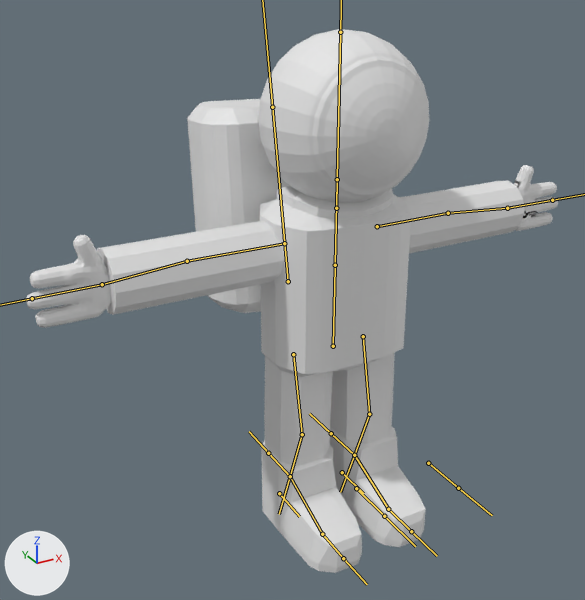
Two versions of the FBX model Vakuo/Assets/Art/3D_Models/astro_tommy_v1.fbx, one commit apart.
One viewpoint serves both versions: a 50 mm camera at (-6.12, -9.79, 8.89) aimed at (-0.38, 0.63, 3.68). The axes (+X, +Y, +Z) are drawn at lower left. The lights are the same throughout. The bones that bend it are drawn over the model as lines.

Names of what the first picture shows: 'backpack', 'body', 'hand.L', 'hand.R', 'head', 'straight_arm.L', 'straight_arm.R'.
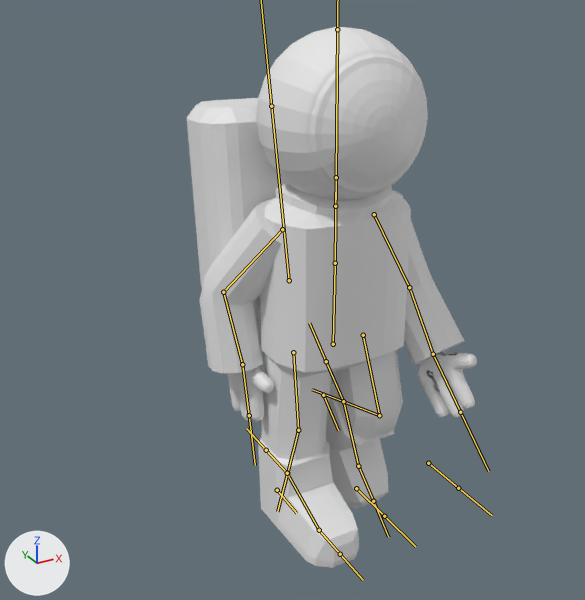
The newer file adds an action. The first version stands in its rest pose; the second is drawn at frame 7 of the action 'Armature|Walking'.

Boxes [x1, y1, x2, y2] around the edits, measured in the pictures (585 x 600 px):
'body', posed (8% narrower): before [260, 185, 426, 573]; after [258, 183, 411, 568]
'head', posed: before [258, 29, 429, 203]; after [256, 27, 428, 201]
'straight_arm.R', posed: before [97, 221, 285, 315]; after [200, 202, 281, 373]
'backpack', posed: before [187, 99, 289, 313]; after [186, 98, 287, 311]
'straight_arm.L', posed: before [399, 180, 524, 253]; after [392, 190, 464, 366]
'hand.R', posed: before [26, 235, 111, 328]; after [227, 367, 274, 421]
'hand.L', posed: before [514, 165, 558, 231]; after [418, 352, 477, 418]
bone 'chest', root to tip: before (335, 265) to (337, 181); after (335, 263) to (336, 179)
bone 'arm_1.L', root to tip: before (377, 226) to (448, 213); after (374, 214) to (409, 287)
bone 'arm_2.L', root to tip: before (448, 213) to (507, 208); after (409, 287) to (433, 354)
bone 'hand.L', root to tip: before (507, 208) to (552, 200); after (433, 354) to (460, 412)
bone 'leg1.L', root to tip: before (363, 336) to (369, 414); after (363, 335) to (379, 415)
bone 'leg2.L', root to tip: before (369, 414) to (354, 455); after (379, 415) to (343, 401)
bone 'arm_1.R', root to tip: before (284, 243) to (187, 261); after (282, 229) to (223, 292)
bone 'arm_2.R', root to tip: before (187, 261) to (102, 284); after (223, 292) to (242, 364)
bone 'leg1.R', root to tip: before (293, 354) to (302, 434); after (293, 352) to (298, 430)
bone 'leg2.R', root to tip: before (302, 434) to (290, 476); after (298, 430) to (287, 473)
bone 'leg_control.L', root to tip: before (342, 472) to (363, 493); after (323, 395) to (338, 430)
bone 'leg_control.R', root to tip: before (279, 493) to (299, 516); after (277, 490) to (296, 513)

The edits, one by one:
Bone 'chest' (bone_chest) turns from (0, 0, 0) to (0, 0, 1) degrees about its own x, y and z.
Bone 'arm_1.L' (bone_arm_1_l) moves from (0.0, 0.0, 0.0) to (0.17, -0.08, -0.01).
Bone 'arm_1.L' (bone_arm_1_l) turns from (0, 0, 0) to (7, 145, 66) degrees about its own x, y and z.
Bone 'arm_2.L' (bone_arm_2_l) turns from (0, 0, 0) to (21, 12, -32) degrees about its own x, y and z.
Bone 'hand.L' (bone_hand_l) turns from (0, 0, 0) to (-22, -80, 26) degrees about its own x, y and z.
Bone 'leg1.L' (bone_leg1_l) turns from (0, 0, 0) to (13, 0, 0) degrees about its own x, y and z.
Bone 'leg2.L' (bone_leg2_l) turns from (0, 0, 0) to (66, 0, 0) degrees about its own x, y and z.
Bone 'arm_1.R' (bone_arm_1_r) moves from (0.0, 0.0, 0.0) to (-0.08, 0.06, 0.21).
Bone 'arm_1.R' (bone_arm_1_r) turns from (0, 0, 0) to (-121, -31, 94) degrees about its own x, y and z.
Bone 'arm_2.R' (bone_arm_2_r) turns from (0, 0, 0) to (32, -27, 18) degrees about its own x, y and z.
Bone 'leg1.R' (bone_leg1_r) turns from (0, 0, 0) to (-6, 0, 0) degrees about its own x, y and z.
Bone 'leg2.R' (bone_leg2_r) turns from (0, 0, 0) to (-7, 0, 0) degrees about its own x, y and z.
Bone 'leg_control.L' (bone_leg_control_l) moves from (0.0, 0.0, 0.0) to (0.0, -0.7, -1.28).
Bone 'leg_control.L' (bone_leg_control_l) turns from (0, 0, 0) to (40, 0, 0) degrees about its own x, y and z.
Bone 'leg_control.R' (bone_leg_control_r) moves from (0.0, 0.0, 0.0) to (0.0, -0.11, 0.0).
